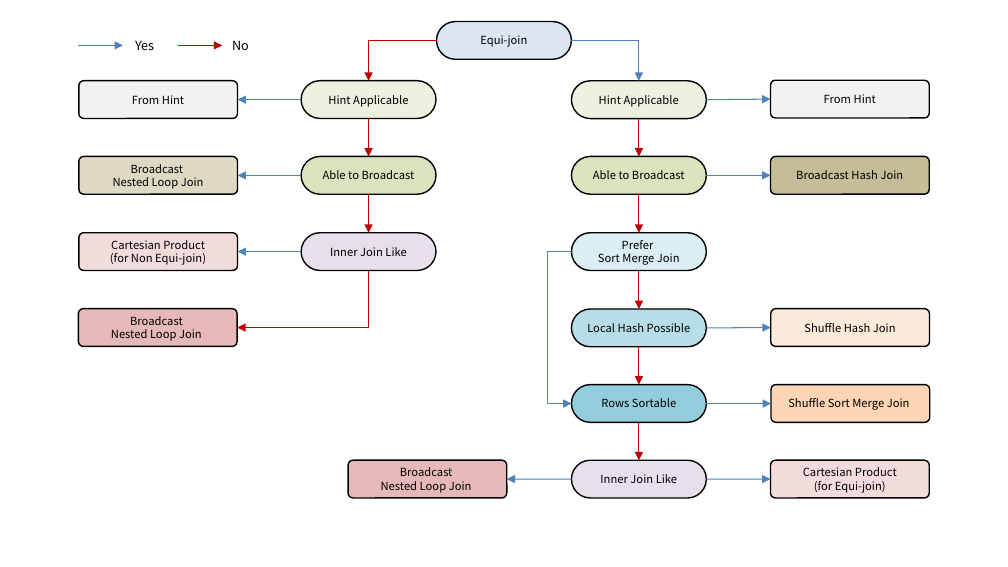
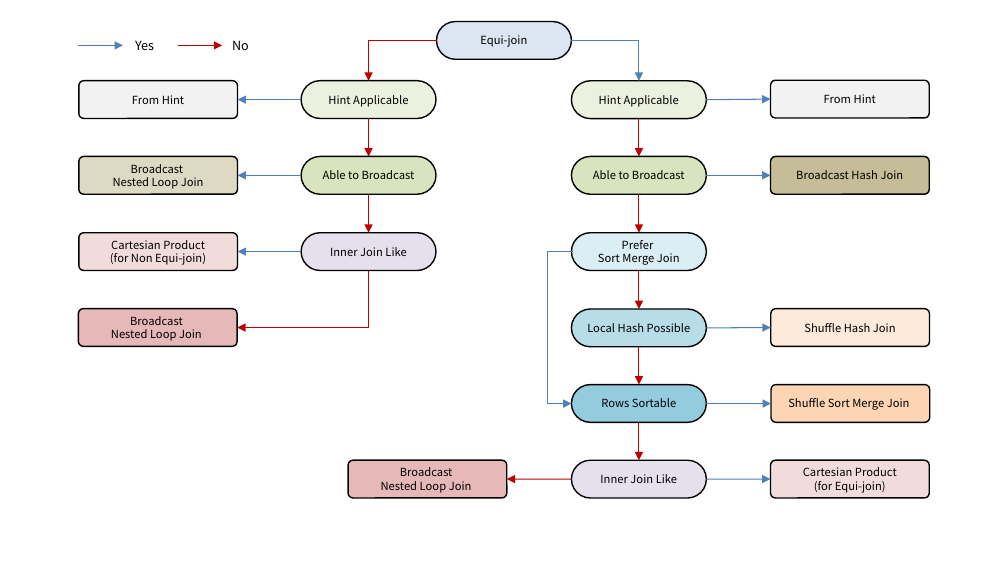
Before and after one commit to ssup2/blog-software, a slide deck: slide 1 of content/docs/theory-analysis/spark-join-strategy/images/images.pptx. Drawn at 1008x567 pixels with LibreOffice and Linux fonts; fonts in the diff are those of the drawing. Boxes give left, top, right and bottom in pixels: in the first picture for what was removed or moved away, otherwise in the second. Text is boxed around its words. In the diff, an @@ line names an element or a change of style, - is before the commit and + after.

```diff
--- a/content/docs/theory-analysis/spark-join-strategy/images/images.pptx
+++ b/content/docs/theory-analysis/spark-join-strategy/images/images.pptx
@@ arrow (572, 479) - (507, 479): stroke #4F81BD 0.75 pt to #C00000 0.75 pt @@
```
Also in this commit, not shown: 4 other slides changed, 12 slides removed, 7 other files.
